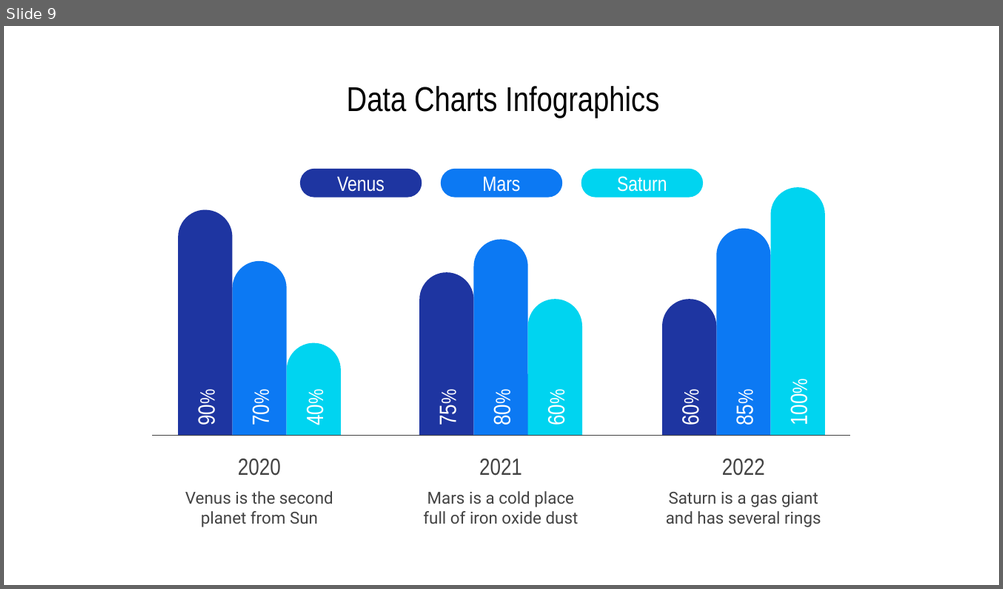
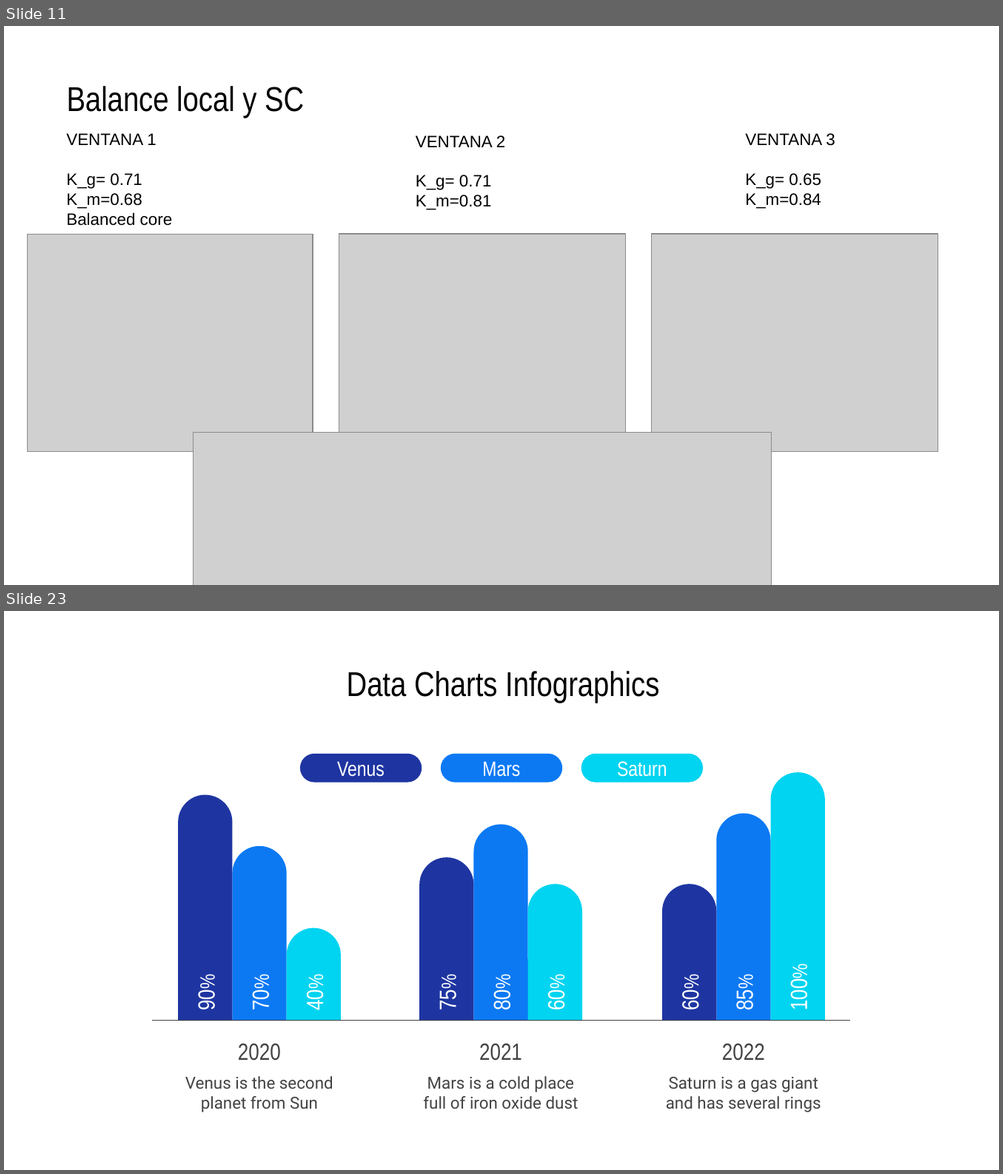
Before and after one commit to anacanoherranz/TFM, a slide deck: plots resumen resultados.pptx. Shown one above the other, each under a label of ours: slide 9 before the commit, slides 11 and 23 after it; the slides between them are not shown. The pictures are 1003x589 and 1003x1174 pixels, drawn with LibreOffice and Linux fonts; fonts in the diff are those of the drawing; grey boxes stand for pictures. Boxes give left, top, right and bottom in pixels: in the first picture for what was removed or moved away, otherwise in the second. Text is boxed around its words. In the diff, an @@ line names an element or a change of style, - is before the commit and + after.

```diff
--- a/plots resumen resultados.pptx
+++ b/plots resumen resultados.pptx
@@ slide 11 added at box(4, 26, 999, 585), background #FFFFFF @@
@@ title added at box(67, 86, 304, 118), 25 pt, text #000000 @@
+Balance local y SC
@@ text added at box(66, 133, 173, 226), 12 pt, text #000000 @@
+VENTANA 1
+K_g= 0.71
+K_m=0.68
+Balanced core
@@ text added at box(415, 136, 505, 210), 12 pt, text #000000 @@
+VENTANA 2
+K_g= 0.71
+K_m=0.81
@@ text added at box(745, 133, 834, 209), 12 pt, text #000000 @@
+VENTANA 3
+K_g= 0.65
+K_m=0.84
@@ picture added at box(27, 235, 313, 453) @@
@@ picture added at box(339, 234, 626, 452) @@
@@ picture added at box(652, 234, 938, 452) @@
@@ picture added at box(193, 433, 771, 585) @@
@@ what was slide 9 is now slide 23 @@
```
Also in this commit, not shown: 1 slide changed, 13 other slides added, 53 other files.
